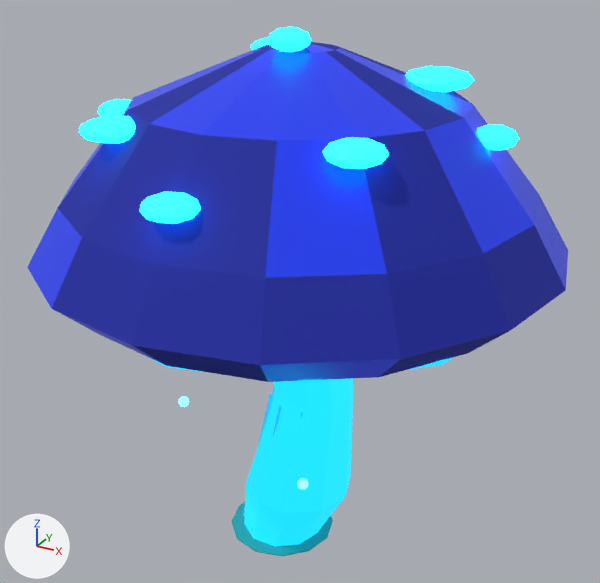
Before and after pictures for a commit that changed the glTF model exports/environment/components/forest_mushroom_blue.glb.
Camera for both pictures: a 50 mm lens placed at (1.338, -2.287, 2.156), pointed at (0.068, 0.022, 1.002). The lights are fixed; the arrows at lower left show +X, +Y and +Z. The picture after the commit comes second. Vertices at exactly the same position are counted once.

Names of what the first picture shows: 'Bioluminescent cap spot', 'Bioluminescent cap spot.001', 'Bioluminescent cap spot.002', 'Bioluminescent cap spot.003', 'Bioluminescent cap spot.004', 'Bioluminescent cap spot.005', 'Bioluminescent cap spot.006', 'Bioluminescent cap spot.007', 'Broad faceted mushroom cap', 'Curving luminous mushroom stem', 'Luminous cap underside', 'Mushroom cyan ground bounce' and 5 more.
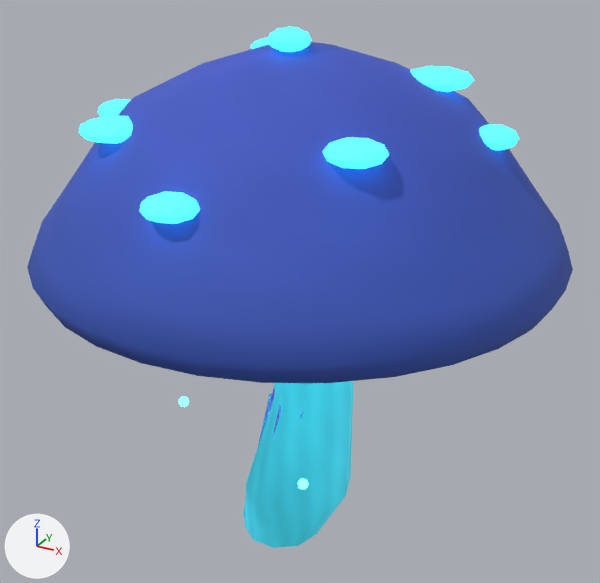
The change, as a diff of the scene's bpy script:
```diff
--- a/exports/environment/components/forest_mushroom_blue.glb.py
+++ b/exports/environment/components/forest_mushroom_blue.glb.py
@@ img_painted_gill_glow_emission @@
+img_painted_gill_glow_emission = load_image('painted_gill_glow_emission', '_unpacked/painted_gill_glow_emission', 512, 512, 'sRGB')
@@ img_painted_gill_roughness @@
+img_painted_gill_roughness = load_image('painted_gill_roughness', '_unpacked/painted_gill_roughness', 512, 512, 'Non-Color')
@@ img_painted_gill_glow_color @@
+img_painted_gill_glow_color = load_image('painted_gill_glow_color', '_unpacked/painted_gill_glow_color', 512, 512, 'sRGB')
@@ img_painted_mushroom_roughness @@
+img_painted_mushroom_roughness = load_image('painted_mushroom_roughness', '_unpacked/painted_mushroom_roughness', 512, 512, 'Non-Color')
@@ img_painted_mushroom_blue_emission @@
+img_painted_mushroom_blue_emission = load_image('painted_mushroom_blue_emission', '_unpacked/painted_mushroom_blue_emission', 512, 512, 'sRGB')
@@ img_painted_mushroom_blue_color @@
+img_painted_mushroom_blue_color = load_image('painted_mushroom_blue_color', '_unpacked/painted_mushroom_blue_color', 512, 512, 'sRGB')
@@ mat_rune_glow @@
 mat_rune_glow.roughness = 0.75
-mat_rune_glow.emission_color = (0.01, 0.621, 1.0)  # cyan #19cfff
-mat_rune_glow.emission_strength = 3.5
+mat_rune_glow.emission_color = (0.047, 0.711, 1.0)  # cyan #3ddbff
+mat_rune_glow.emission_strength = 2.0
@@ mat_mushroom_blue @@
 mat_mushroom_blue = bpy.data.materials.new('mushroom_blue')
-# nodes: BsdfPrincipled, OutputMaterial
-# colours: blue #122199, dark blue #02042c
+# nodes: BsdfPrincipled, Math, OutputMaterial, SeparateColor, TexImage x3
+# uses the picture img_painted_mushroom_blue_color
+# uses the picture img_painted_mushroom_blue_emission
+# uses the picture img_painted_mushroom_roughness
@@ mat_gill_glow @@
 mat_gill_glow = bpy.data.materials.new('gill_glow')
-# nodes: BsdfPrincipled, OutputMaterial
-# colours: cyan #0ea6e0, cyan #12bdff
+# nodes: BsdfPrincipled, Math, OutputMaterial, SeparateColor, TexImage x3
+# uses the picture img_painted_gill_glow_color
+# uses the picture img_painted_gill_glow_emission
+# uses the picture img_painted_gill_roughness
@@ me_broad_faceted_mushroom_cap @@
 # used by ob_broad_faceted_mushroom_cap; location = (0.0, 0.0, 0.0)
-me_broad_faceted_mushroom_cap.from_pydata(...)  # 81 vertices, 158 faces; spans x -0.79..0.95, y -0.87..0.87, z 1.08..1.84
+me_broad_faceted_mushroom_cap.from_pydata(...)  # 289 vertices, 574 faces; spans x -0.79..0.95, y -0.87..0.87, z 1.08..1.84
+# me_broad_faceted_mushroom_cap part 1: 208 vertices added at x -0.77..0.93, y -0.85..0.85, z 1.08..1.82
 me_broad_faceted_mushroom_cap.materials.append(mat_mushroom_blue)
-me_broad_faceted_mushroom_cap.materials.append(mat_crystal_blue)  # blue #0930db, glowing dark blue #021575
@@ ob_mushroom_cyan_ground_bounce @@
-ob_mushroom_cyan_ground_bounce = bpy.data.objects.new('Mushroom cyan ground bounce', me_mushroom_cyan_ground_bounce)
-ob_mushroom_cyan_ground_bounce.location = (0.0, 0.0, 0.005)
```

Where the change shows, as pixel boxes (x1, y1, x2, y2) in the pictures (600 x 583 px):
'Broad faceted mushroom cap', surface changed, reshaped: before (27, 42, 568, 382); after (27, 42, 573, 383)
'Curving luminous mushroom stem', surface changed: (244, 381, 353, 547) in both
'Bioluminescent cap spot.001', recoloured, surface changed: (323, 137, 389, 169) in both
'Bioluminescent cap spot.002', recoloured, surface changed: (139, 191, 200, 224) in both
'Mushroom cyan ground bounce', deleted (cyan): before (231, 502, 333, 556)
'Bioluminescent cap spot.004', recoloured, surface changed: (410, 66, 474, 92) in both
'Bioluminescent cap spot', recoloured, surface changed: (78, 115, 133, 144) in both
'Bioluminescent cap spot.005', recoloured, surface changed: (268, 27, 311, 52) in both
'Bioluminescent cap spot.007', recoloured, surface changed: (479, 124, 519, 151) in both
'Bioluminescent cap spot.006', recoloured, surface changed: (97, 99, 131, 117) in both
'Luminous cap underside', surface changed: (150, 357, 454, 384) in both
'Bioluminescent cap spot.003', recoloured, surface changed: (251, 37, 269, 49) in both
part 1 of me_broad_faceted_mushroom_cap, added (blue): after (27, 42, 573, 383)
